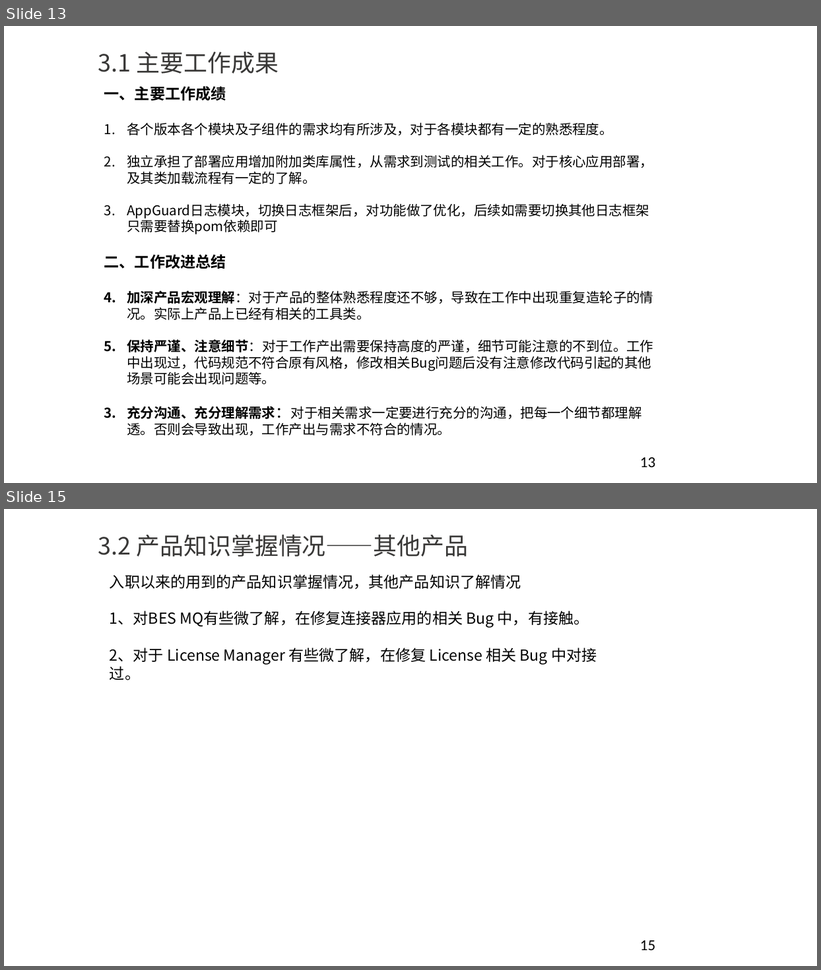
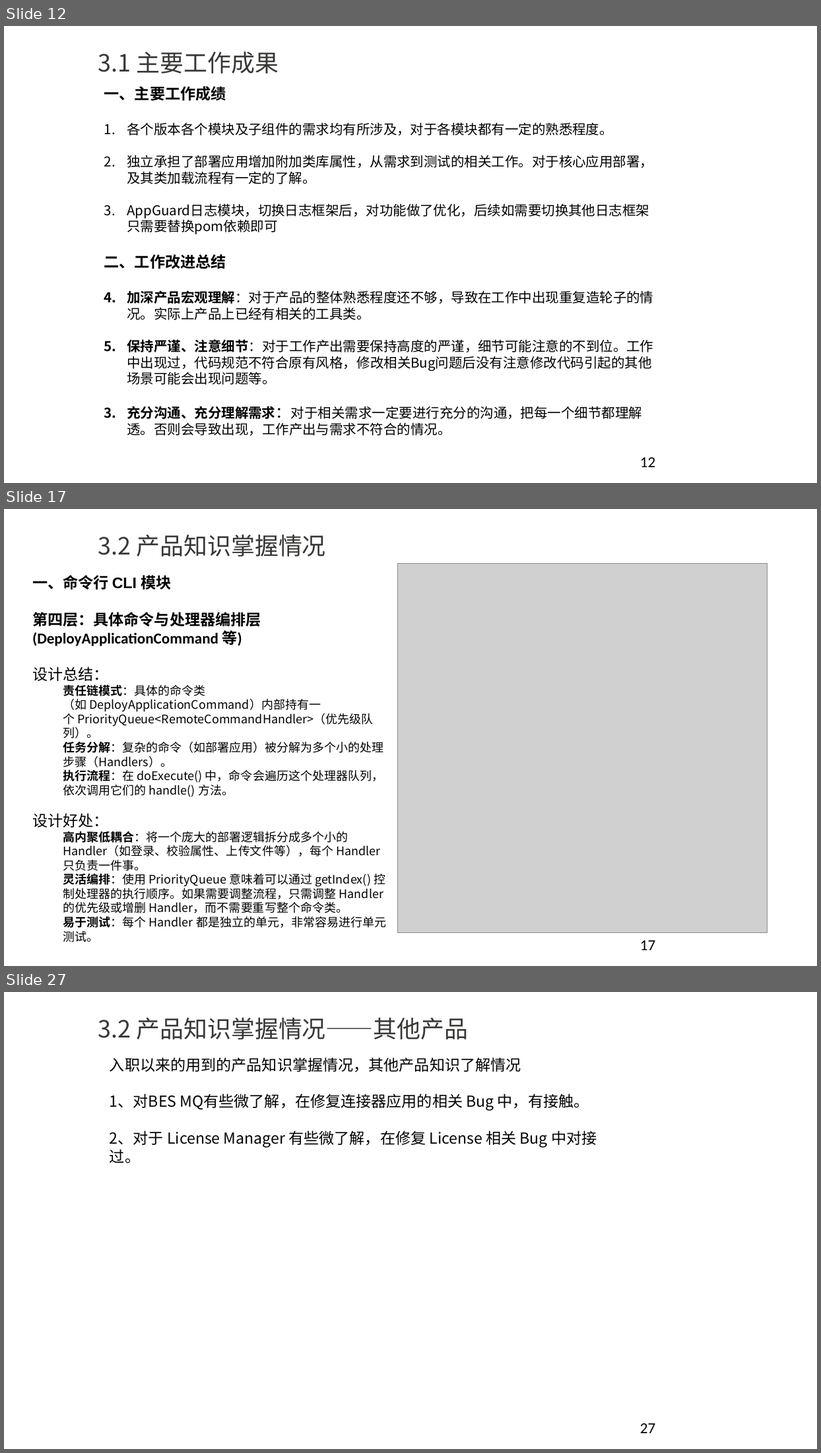
Before and after one commit to YouYouYouYouChe/Documents, a slide deck: 任职资格评审ppt-李世龙.pptx. Shown one above the other, each under a label of ours: slides 13 and 15 before the commit, slides 12, 17 and 27 after it; the slides between them are not shown. The pictures are 821x970 and 821x1453 pixels, drawn with LibreOffice and Linux fonts; fonts in the diff are those of the drawing; grey boxes stand for pictures; background and template pictures are left out. Boxes give left, top, right and bottom in pixels: in the first picture for what was removed or moved away, otherwise in the second. Text is boxed around its words. In the diff, an @@ line names an element or a change of style, - is before the commit and + after.

```diff
--- a/任职资格评审ppt-李世龙.pptx
+++ b/任职资格评审ppt-李世龙.pptx
@@ slide 17 added at box(4, 509, 817, 966), background #FFFFFF @@
@@ title added at box(98, 535, 326, 557), 28 pt, text #383736 @@
+3.2 产品知识掌握情况
@@ picture added at box(397, 563, 767, 933) @@
@@ text added at box(32, 575, 386, 943), 14 pt, text #000000 @@
+一、命令行 CLI 模块
+第四层：具体命令与处理器编排层 (DeployApplicationCommand 等)
+设计总结：
+  责任链模式：具体的命令类（如 DeployApplicationCommand）内部持有一个 PriorityQueue<RemoteCommandHandler>（优先级队列）。
+  任务分解：复杂的命令（如部署应用）被分解为多个小的处理步骤（Handlers）。
+  执行流程：在 doExecute() 中，命令会遍历这个处理器队列，依次调用它们的 handle() 方法。
+设计好处：
+  高内聚低耦合：将一个庞大的部署逻辑拆分成多个小的 Handler（如登录、校验属性、上传文件等），每个 Handler 只负责一件事。
+  灵活编排：使用 PriorityQueue 意味着可以通过 getIndex() 控制处理器的执行顺序。如果需要调整流程，只需调整 Handler 的优先级或增删 Handler，而不需要重写整个命令类。
+  易于测试：每个 Handler 都是独立的单元，非常容易进行单元测试。
@@ page number added at box(640, 941, 655, 951), 18 pt, text #000000 @@
+17
@@ what was slide 13 is now slide 12 @@
@@ page number at box(640, 458, 655, 468): text changed @@
-13
+12
@@ what was slide 15 is now slide 27 @@
@@ page number at box(640, 1424, 655, 1434): text changed @@
-15
+27
```
Also in this commit, not shown: 13 other slides added, 2 slides removed.
